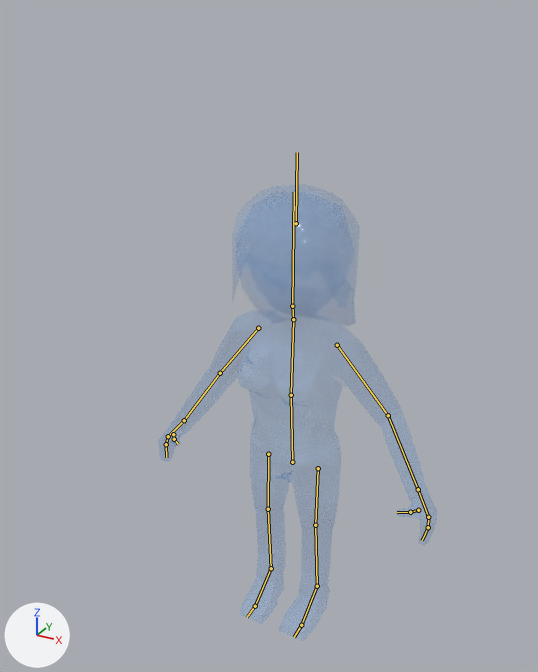
Renders of the Blender file OutofLight/Assets/Graphics/Ghost/Blender file/ghost_blender.blend from each side of a commit.
One viewpoint serves both versions: a 50 mm lens placed at (0.906, -1.8, 1.876), pointed at (-0.062, -0.039, 0.996). Every picture has the same lights, and +X, +Y and +Z are marked at lower left. The bones that bend it are drawn over the model as lines.

In view in the first picture: 'Ghost'.
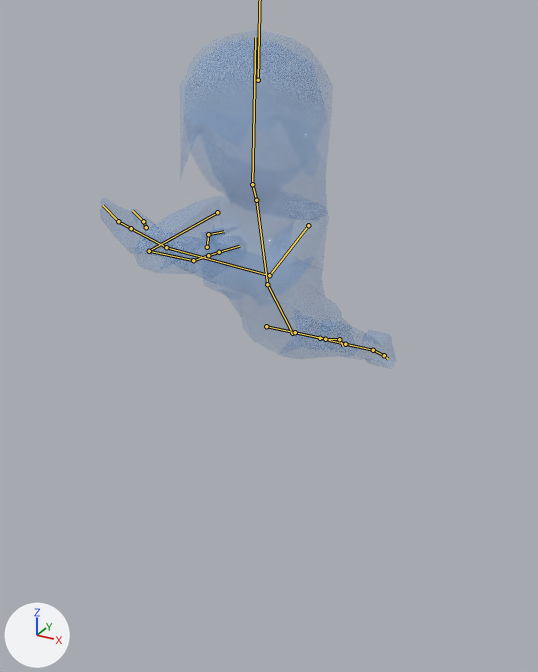
The newer file adds an action. The first version stands in its rest pose; the second is drawn at frame 100 of the action 'Scare'.

The change, as a list of edits to the scene's bpy script:
```text
Change bone_torso:
    where bone_torso = bpy.data.objects['Armature'].pose.bones['Torso']  # child of 'Root'
    bone_torso.location: (0.0, 0.0, 0.0) -> (-0.02, 4.51, 0.14)
    bone_torso.rotation_quaternion: (1.0, 0.0, 0.0, 0.0) -> (0.95, -0.286, 0.001, -0.001)  # degrees (0, 0, 0) -> degrees (-33, 0, 0)
Change bone_chest:
    where bone_chest = bpy.data.objects['Armature'].pose.bones['Chest']  # child of 'Torso'
    bone_chest.rotation_quaternion: (1.0, 0.0, 0.0, 0.0) -> (0.991, 0.135, 0.0, 0.0)  # degrees (0, 0, 0) -> degrees (16, 0, 0)
Change bone_head:
    where bone_head = bpy.data.objects['Armature'].pose.bones['Head']  # child of 'Neck'
    bone_head.rotation_quaternion: (1.0, 0.0, 0.0, 0.0) -> (0.986, 0.167, 0.0, 0.0)  # degrees (0, 0, 0) -> degrees (19, 0, 0)
Change bone_upper_arm_l:
    where bone_upper_arm_l = bpy.data.objects['Armature'].pose.bones['Upper Arm.L']  # child of 'Chest'
    bone_upper_arm_l.location: (0.0, 0.0, 0.0) -> (0.11, -0.04, 0.01)
    bone_upper_arm_l.rotation_quaternion: (1.0, 0.0, 0.0, 0.0) -> (0.609, 0.244, 0.211, -0.664)  # degrees (0, 0, 0) -> degrees (1, 39, -95)
Change bone_lower_arm_l:
    where bone_lower_arm_l = bpy.data.objects['Armature'].pose.bones['Lower Arm.L']  # child of 'Upper Arm.L'
    bone_lower_arm_l.location: (0.0, 0.0, 0.0) -> (0.0, 0.0, 0.01)
    bone_lower_arm_l.rotation_quaternion: (1.0, 0.0, 0.0, 0.0) -> (0.831, 0.202, -0.332, -0.381)  # degrees (0, 0, 0) -> degrees (41, -24, -58)
Change bone_hand_l:
    where bone_hand_l = bpy.data.objects['Armature'].pose.bones['Hand.L']  # child of 'Lower Arm.L'
    bone_hand_l.location: (0.0, 0.0, 0.0) -> (-0.02, 0.04, -0.04)
    bone_hand_l.rotation_quaternion: (1.0, 0.0, 0.0, 0.0) -> (0.986, 0.015, -0.111, 0.005)  # degrees (0, 0, 0) -> degrees (2, -13, 0)
Change bone_fingers01_l:
    where bone_fingers01_l = bpy.data.objects['Armature'].pose.bones['Fingers01.L']  # child of 'Hand.L'
    bone_fingers01_l.rotation_quaternion: (1.0, 0.0, 0.0, 0.0) -> (0.975, 0.113, -0.169, 0.052)  # degrees (0, 0, 0) -> degrees (13, -20, 4)
Change bone_fingers02_l:
    where bone_fingers02_l = bpy.data.objects['Armature'].pose.bones['Fingers02.L']  # child of 'Fingers01.L'
    bone_fingers02_l.rotation_quaternion: (1.0, 0.0, 0.0, 0.0) -> (0.951, 0.109, -0.193, 0.192)  # degrees (0, 0, 0) -> degrees (8, -24, 21)
Change bone_thumb01_l:
    where bone_thumb01_l = bpy.data.objects['Armature'].pose.bones['Thumb01.L']  # child of 'Hand.L'
    bone_thumb01_l.rotation_quaternion: (1.0, 0.0, 0.0, 0.0) -> (0.958, -0.268, -0.083, 0.017)  # degrees (0, 0, 0) -> degrees (-32, -9, 5)
Change bone_thumb02_l:
    where bone_thumb02_l = bpy.data.objects['Armature'].pose.bones['Thumb02.L']  # child of 'Thumb01.L'
    bone_thumb02_l.rotation_quaternion: (1.0, 0.0, 0.0, 0.0) -> (0.929, -0.164, 0.034, 0.304)  # degrees (0, 0, 0) -> degrees (-17, 10, 35)
Change bone_upper_arm_r:
    where bone_upper_arm_r = bpy.data.objects['Armature'].pose.bones['Upper Arm.R']  # child of 'Chest'
    bone_upper_arm_r.location: (0.0, 0.0, 0.0) -> (-0.11, -0.04, 0.01)
    bone_upper_arm_r.rotation_quaternion: (1.0, 0.0, 0.0, 0.0) -> (0.593, -0.233, 0.237, 0.674)  # degrees (0, 0, 0) -> degrees (4, 40, 99)
Change bone_lower_arm_r:
    where bone_lower_arm_r = bpy.data.objects['Armature'].pose.bones['Lower Arm.R']  # child of 'Upper Arm.R'
    bone_lower_arm_r.location: (0.0, 0.0, 0.0) -> (0.01, 0.0, -0.01)
    bone_lower_arm_r.rotation_quaternion: (1.0, 0.0, 0.0, 0.0) -> (0.859, -0.441, 0.031, 0.243)  # degrees (0, 0, 0) -> degrees (-51, 16, 24)
Change bone_fingers01_r:
    where bone_fingers01_r = bpy.data.objects['Armature'].pose.bones['Fingers01.R']  # child of 'Hand.R'
    bone_fingers01_r.location: (0.0, 0.0, 0.0) -> (-0.01, 0.01, -0.02)
    bone_fingers01_r.rotation_quaternion: (1.0, 0.0, 0.0, 0.0) -> (0.989, 0.088, 0.108, -0.009)  # degrees (0, 0, 0) -> degrees (10, 12, 0)
Change bone_thumb01_r:
    where bone_thumb01_r = bpy.data.objects['Armature'].pose.bones['Thumb01.R']  # child of 'Hand.R'
    bone_thumb01_r.location: (0.0, 0.0, 0.0) -> (0.02, 0.0, 0.01)
    bone_thumb01_r.rotation_quaternion: (1.0, 0.0, 0.0, 0.0) -> (0.971, 0.116, -0.094, -0.169)  # degrees (0, 0, 0) -> degrees (15, -8, -21)
Change bone_thumb02_r:
    where bone_thumb02_r = bpy.data.objects['Armature'].pose.bones['Thumb02.R']  # child of 'Thumb01.R'
    bone_thumb02_r.rotation_quaternion: (1.0, 0.0, 0.0, 0.0) -> (0.683, -0.646, 0.192, -0.28)  # degrees (0, 0, 0) -> degrees (-85, -6, -39)
Change bone_leg_control_l:
    where bone_leg_control_l = bpy.data.objects['Armature'].pose.bones['Leg Control.L']  # child of 'Root'
    bone_leg_control_l.location: (0.0, 0.0, 0.0) -> (-0.03, -6.92, 6.32)
    bone_leg_control_l.rotation_quaternion: (1.0, 0.0, 0.0, 0.0) -> (0.322, -0.93, 0.0, 0.0)  # degrees (0, 0, 0) -> degrees (-142, 0, 0)
Change bone_foot_roll_l:
    where bone_foot_roll_l = bpy.data.objects['Armature'].pose.bones['Foot Roll.L']  # child of 'Leg Control.L'
    bone_foot_roll_l.location: (0.0, 0.0, 0.0) -> (-0.05, 2.95, -2.19)
    bone_foot_roll_l.rotation_quaternion: (1.0, 0.0, 0.0, 0.0) -> (1.0, -0.01, 0.0, 0.0)  # degrees (0, 0, 0) -> degrees (-1, 0, 0)
Change bone_leg_control_r:
    where bone_leg_control_r = bpy.data.objects['Armature'].pose.bones['Leg Control.R']  # child of 'Root'
    bone_leg_control_r.location: (0.0, 0.0, 0.0) -> (0.0, -7.1, 7.35)
    bone_leg_control_r.rotation_quaternion: (1.0, 0.0, 0.0, 0.0) -> (0.4, -0.899, 0.0, 0.0)  # degrees (0, 0, 0) -> degrees (-132, 0, 0)
```

Pixel boxes (x1, y1, x2, y2) of what changed, in the pictures (538 x 672 px):
'Ghost', posed (6% wider, 26% shorter)
    before: (158, 184, 437, 641)
    after: (100, 30, 397, 369)
bone 'Torso', root to tip
    before: (292, 462) to (291, 395)
    after: (292, 333) to (267, 284)
bone 'Chest', root to tip
    before: (291, 395) to (293, 319)
    after: (267, 284) to (256, 200)
bone 'Head', root to tip
    before: (292, 306) to (294, 192)
    after: (252, 184) to (255, 37)
bone 'Upper Arm.L', root to tip
    before: (337, 345) to (388, 415)
    after: (308, 225) to (269, 275)
bone 'Lower Arm.L', root to tip
    before: (388, 415) to (418, 489)
    after: (269, 275) to (166, 247)
bone 'Hand.L', root to tip
    before: (418, 489) to (428, 517)
    after: (166, 247) to (131, 228)
bone 'Fingers01.L', root to tip
    before: (428, 517) to (428, 527)
    after: (131, 228) to (118, 221)
bone 'Fingers02.L', root to tip
    before: (428, 527) to (422, 540)
    after: (118, 221) to (103, 205)
bone 'Thumb01.L', root to tip
    before: (418, 510) to (410, 512)
    after: (146, 227) to (143, 221)
bone 'Thumb02.L', root to tip
    before: (410, 512) to (397, 512)
    after: (143, 221) to (132, 210)
bone 'Upper Arm.R', root to tip
    before: (258, 328) to (220, 373)
    after: (217, 212) to (149, 251)
bone 'Lower Arm.R', root to tip
    before: (220, 373) to (184, 420)
    after: (149, 251) to (193, 260)
bone 'Fingers01.R', root to tip
    before: (168, 436) to (166, 444)
    after: (208, 255) to (219, 252)
bone 'Thumb01.R', root to tip
    before: (173, 434) to (174, 439)
    after: (207, 247) to (208, 234)
bone 'Thumb02.R', root to tip
    before: (174, 439) to (178, 444)
    after: (208, 234) to (224, 231)
